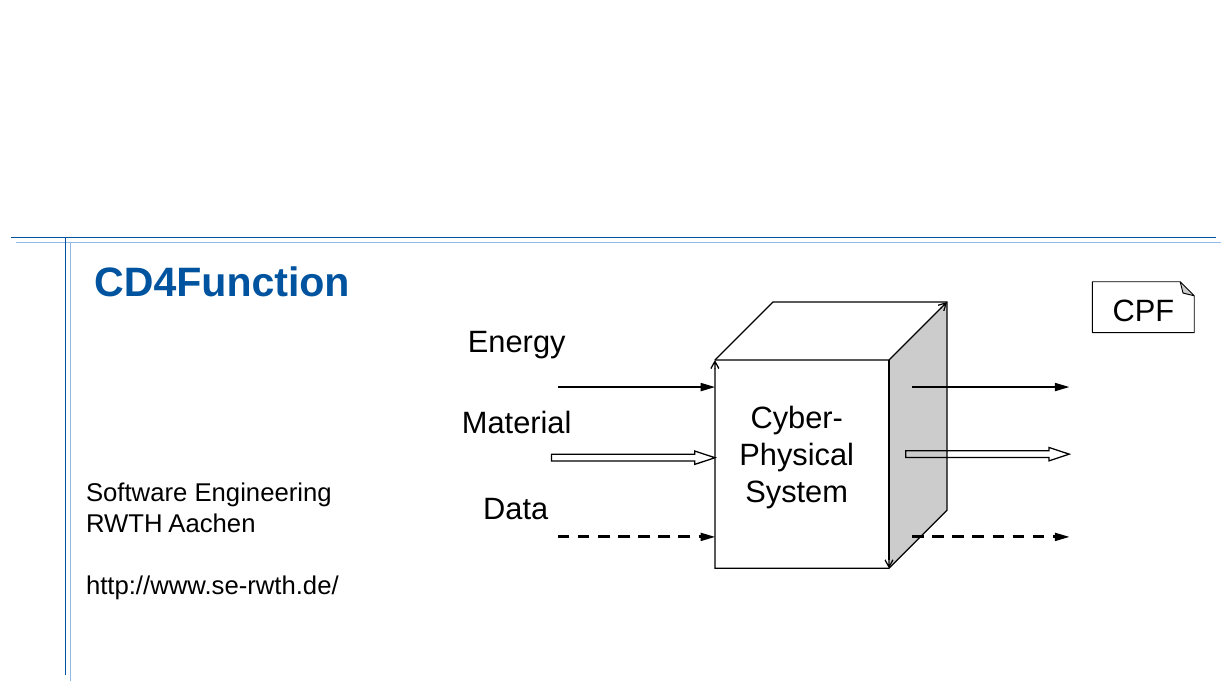
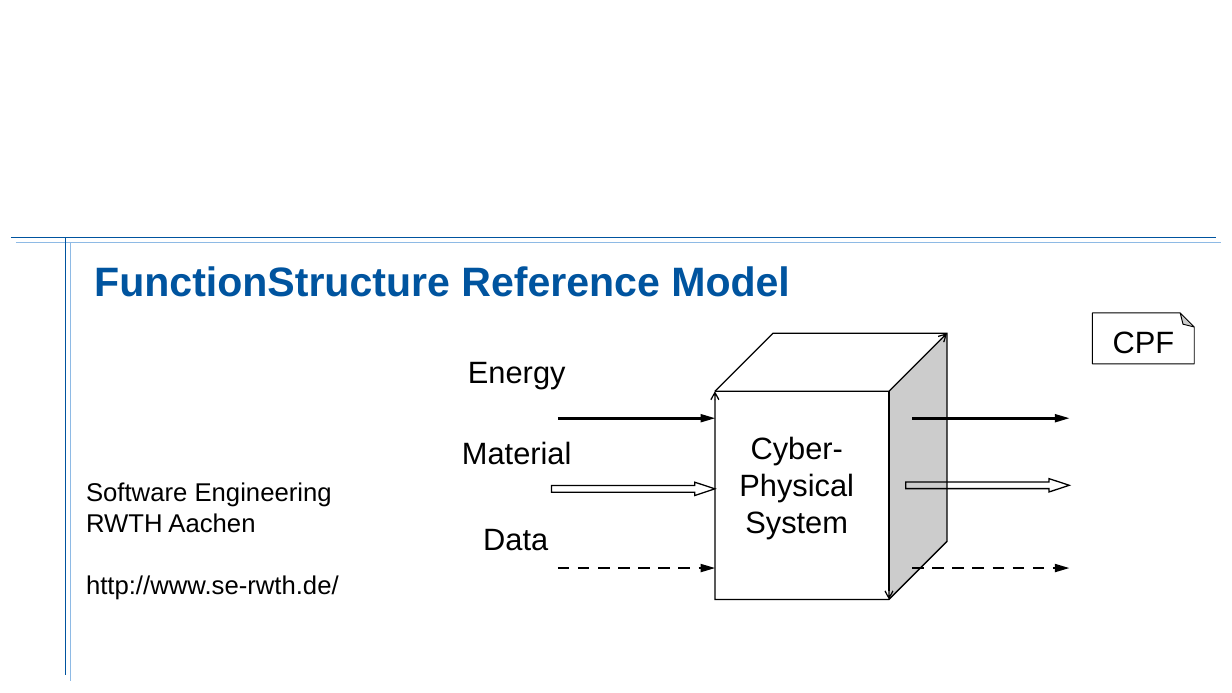
Before and after one commit to Fishi2402/montigem, a slide deck: slide 1 of products/syse_functions/doc/FunctionStructure.Explanation.pptx. Drawn at 1232x693 pixels with LibreOffice and Linux fonts; fonts in the diff are those of the drawing; background and template pictures are left out. Boxes give left, top, right and bottom in pixels: in the first picture for what was removed or moved away, otherwise in the second. Text is boxed around its words. In the diff, an @@ line names an element or a change of style, - is before the commit and + after.

```diff
--- a/products/syse_functions/doc/FunctionStructure.Explanation.pptx
+++ b/products/syse_functions/doc/FunctionStructure.Explanation.pptx
@@ title at [94, 266, 790, 297]: text changed @@
-CD4Function
+FunctionStructure Reference Model
@@ 4 texts, 4 arrows, 2 right arrows, 1 folded corner, 1 cube: place and size @@
-4 texts, 4 arrows, 2 right arrows, 1 folded corner, 1 cube at [462, 282, 1194, 568]
+4 texts, 4 arrows, 2 right arrows, 1 folded corner, 1 cube at [462, 313, 1194, 600]
```
Also in this commit, not shown: 9 other slides changed, 4 slides added, 1 slide removed.
